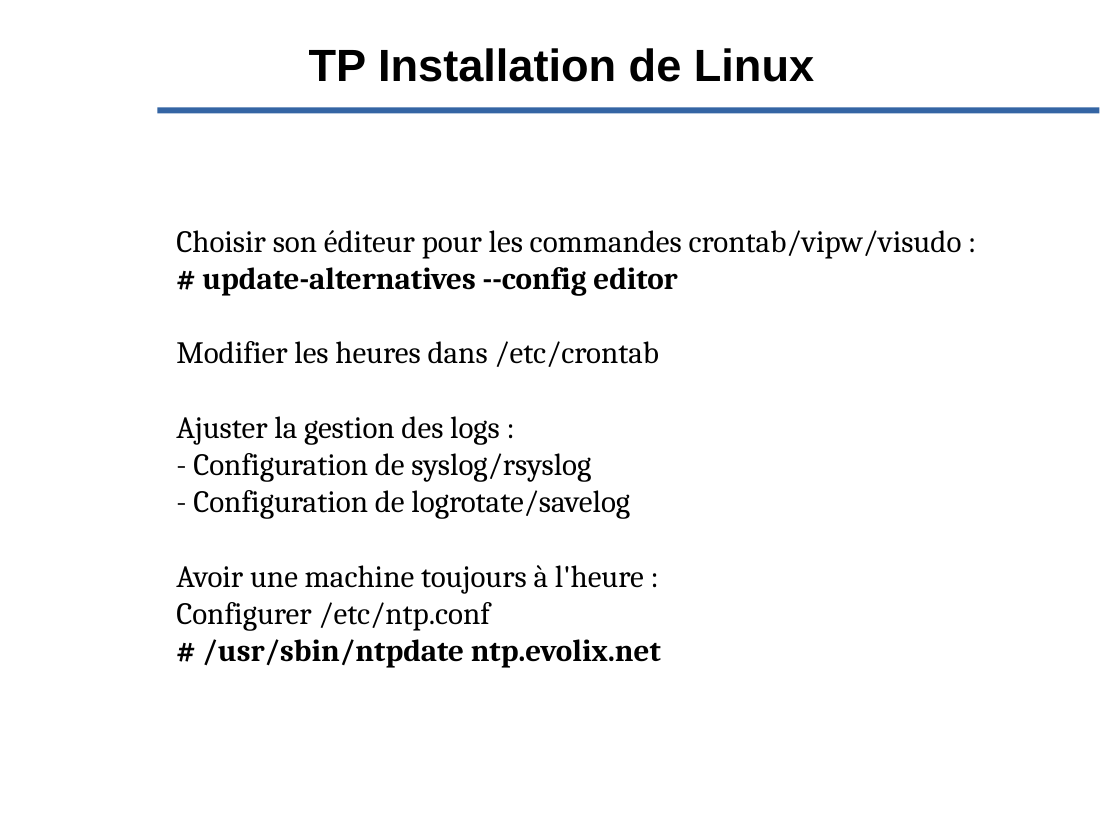
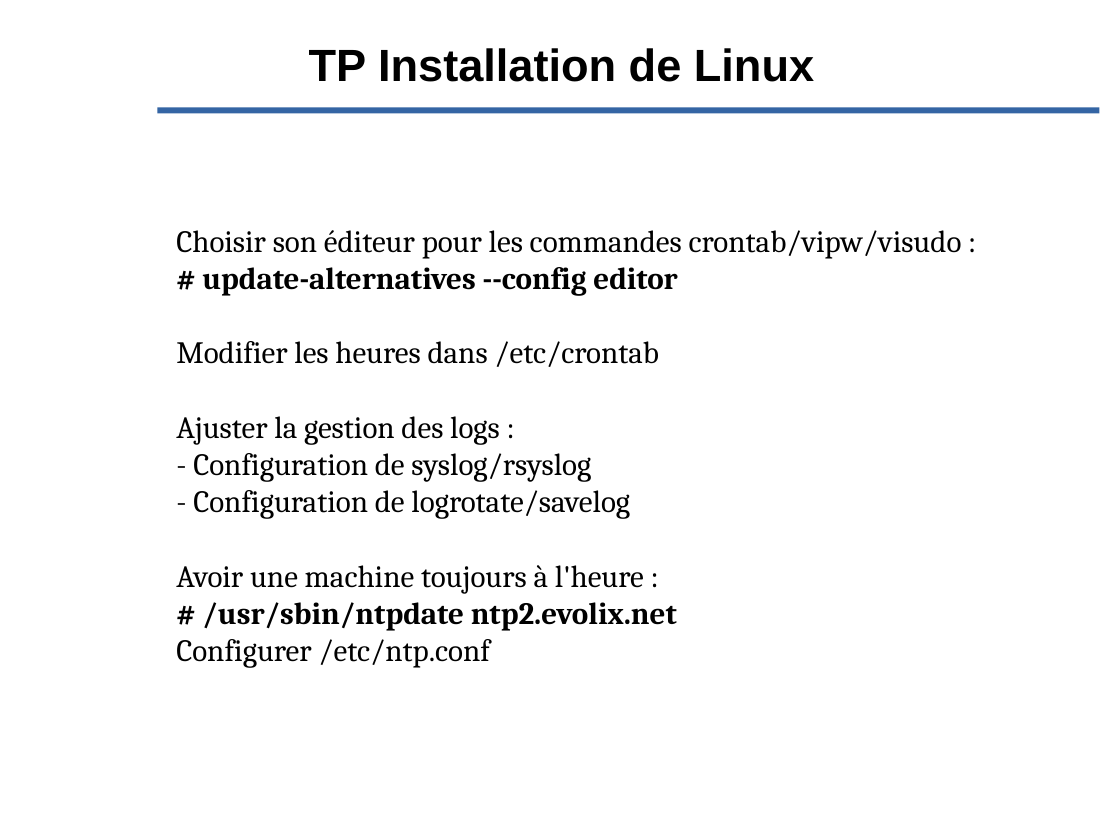
Before and after one commit to Evolix/evoformations, a slide deck: slide 38 of slides/Linux-and-Debian.odp. Drawn at 1120x840 pixels with LibreOffice and Linux fonts; fonts in the diff are those of the drawing; background and template pictures are left out. Boxes give left, top, right and bottom in pixels: in the first picture for what was removed or moved away, otherwise in the second. Text is boxed around its words. In the diff, an @@ line names an element or a change of style, - is before the commit and + after.

```diff
--- a/slides/Linux-and-Debian.odp
+++ b/slides/Linux-and-Debian.odp
@@ subtitle at [202, 602, 677, 631]: paragraph added @@
+# /usr/sbin/ntpdate ntp2.evolix.net
@@ subtitle at [202, 639, 661, 668]: paragraph removed @@
-# /usr/sbin/ntpdate ntp.evolix.net
```
Also in this commit, not shown: 1 other slide changed, 8 other files.
